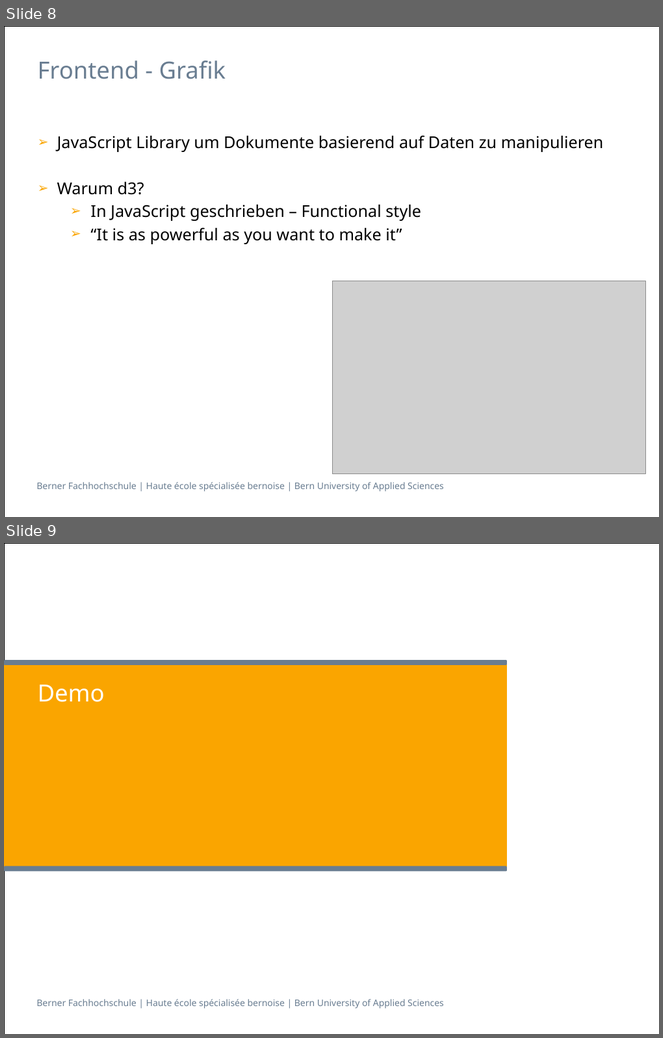
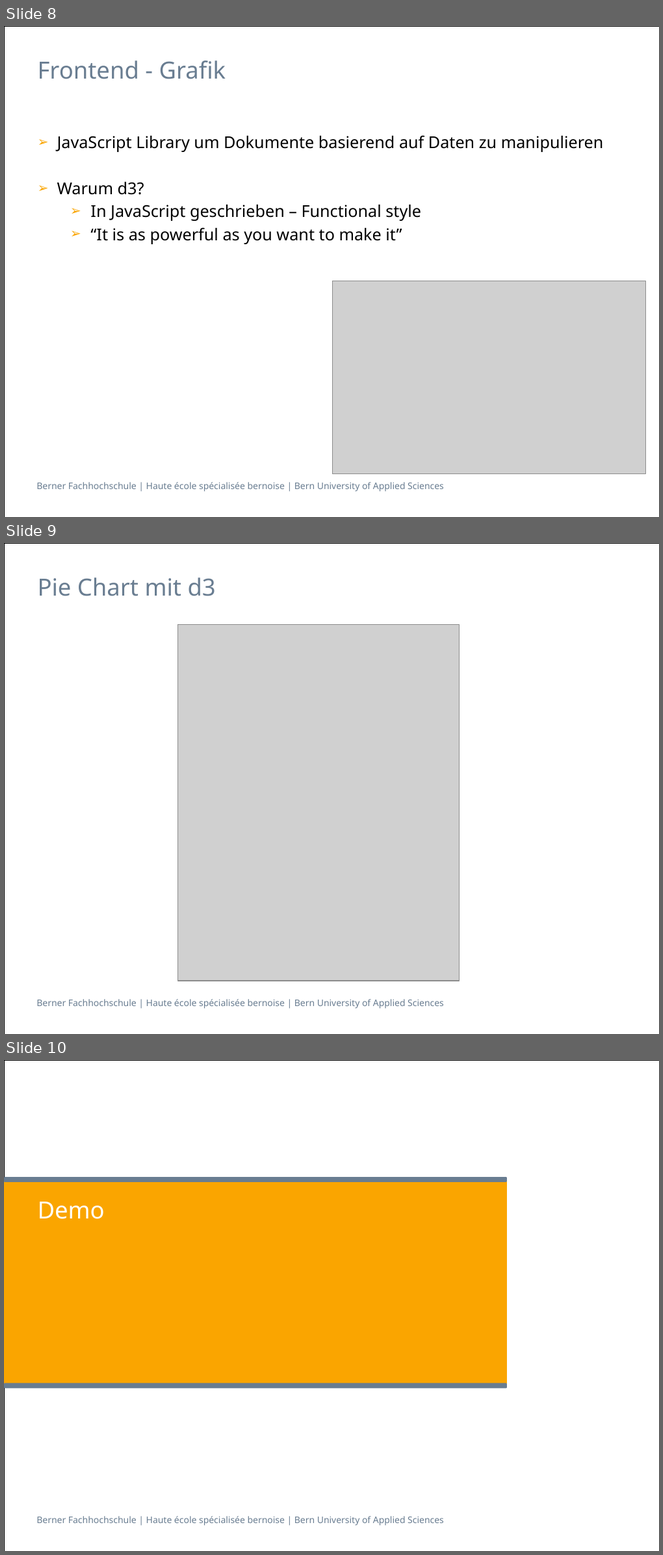
Before and after one commit to Franklin89/Zeiterfassung, a slide deck: Presentation/Präsentation Integrationsprojekt.pptx. Shown one above the other, each under a label of ours: slides 8 and 9 before the commit, slides 8, 9 and 10 after it. The pictures are 663x1038 and 663x1555 pixels, drawn with LibreOffice and Linux fonts; fonts in the diff are those of the drawing; grey boxes stand for pictures. Boxes give left, top, right and bottom in pixels: in the first picture for what was removed or moved away, otherwise in the second. Text is boxed around its words. In the diff, an @@ line names an element or a change of style, - is before the commit and + after.

Commit message:
kk: Presi erweitert

```diff
--- a/Presentation/Präsentation Integrationsprojekt.pptx
+++ b/Presentation/Präsentation Integrationsprojekt.pptx
@@ slide 9 added at (4, 543, 659, 1034), background #FFFFFF; not listed: 2 template elements that a slide beside it also shows @@
@@ title added at (38, 577, 216, 596), 26 pt, text #697D91 @@
+Pie Chart mit d3
@@ picture added at (178, 624, 460, 980) @@
@@ what was slide 9 is now slide 10 @@
```
